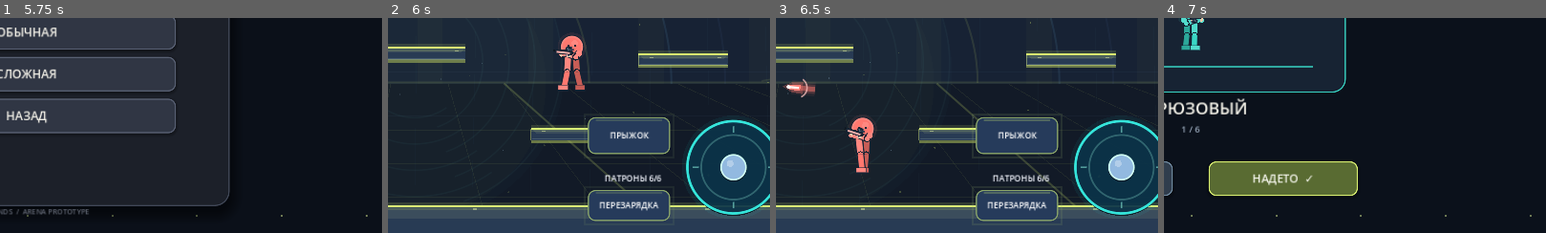
Above: before the commit, frames 1-4 (left to right).
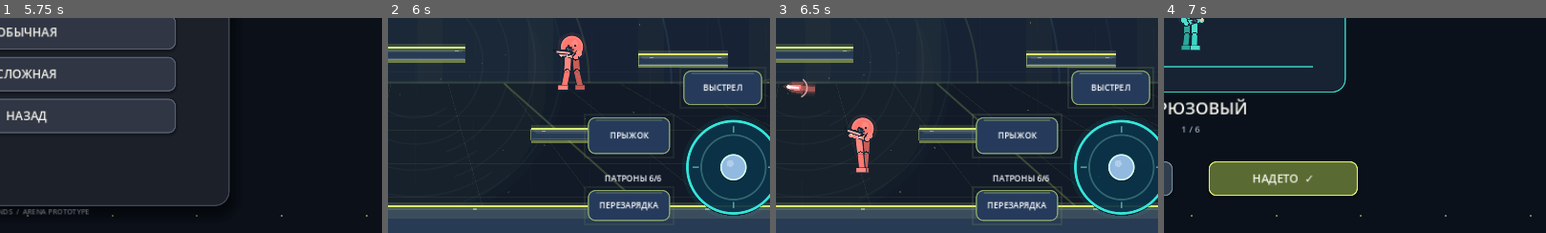
Above: after the commit, the same moments.

Repository: loslam-del/Kiwi-rounds
Game: Godot game, scene res://scenes/main.tscn
The game is run twice, just before and just after one commit, with the same random seed, the same clock (stepped at 60 frames per second) and the same inputs. Sound files missing from this copy of the repository are replaced by a short silence.
Inputs (mouse positions are % of the whole screen's width and height, from its top left):
- Up to frame 1 (5.75 s): click "▶ НАЧАТЬ СРАЖЕНИЕ" at 0.5 s; click "ОНЛАЙН" at 1.25 s; click (28, 54) at 2.02 s; type "12" at 2.1 s; click "СОЗДАТЬ КОМНАТУ" at 2.75 s; click "ОБНОВИТЬ" at 3.5 s; click "НАЗАД" at 4.25 s; click "ПРОТИВ БОТОВ" at 5 s
- Up to frame 2 (6 s): click "ЛЁГКАЯ" at 5.75 s
- Up to frame 3 (6.5 s): no input
- Up to frame 4 (7 s): click "СКИН: Бирюзовый" at 6.5 s
The pictures show only the part of the screen within x 46-96%, y 50-100%; the shares and areas given below are measured in that part.

Frame 1 is identical in both runs. In frame 2, 3.3% of the frame differs, in the area x 77-98%, y 24-41%; in frame 3, 3.3%; in frame 4, nothing differs.

Commit message:
Use dedicated single-shot button for two-thumb controls

Diff:
--- a/scripts/main.gd
+++ b/scripts/main.gd
@@ -620,7 +620,6 @@
     aim_joystick.position = Vector2(1136,575)
     aim_joystick.size = Vector2(116,116)
     aim_joystick.value_changed.connect(player.set_aim)
-    aim_joystick.tapped.connect(player.shoot_once)
     game_controls.add_child(aim_joystick)
     jump_button = ACTION_BUTTON_SCRIPT.new()
     jump_button.caption = "ПРЫЖОК"
@@ -682,7 +681,7 @@
 func _apply_control_layout() -> void:
     if not is_instance_valid(movement_joystick) or not is_instance_valid(aim_joystick):
         return
-    # Two-thumb layout: left thumb moves, right thumb aims and fires once per touch.
+    # Two-thumb layout: left thumb moves; right thumb aims and taps a separate single-shot button.
     if controls_mirrored:
         movement_joystick.position = Vector2(1090,526)
         aim_joystick.position = Vector2(22,526)
@@ -699,9 +698,9 @@
         ammo_label.position = Vector2(930,618)
     movement_joystick.size = Vector2(168,168)
     aim_joystick.size = Vector2(168,168)
-    # A tap on the aim stick fires once; holding it never auto-fires.
+    # Dedicated fire button: exactly one shot per press, no automatic fire.
     fire_button.size = Vector2(132,58)
-    fire_button.visible = false
+    fire_button.visible = true
     reload_button.size = Vector2(138,52)
     jump_button.size = Vector2(138,62)
     ammo_label.size = Vector2(152,26)
